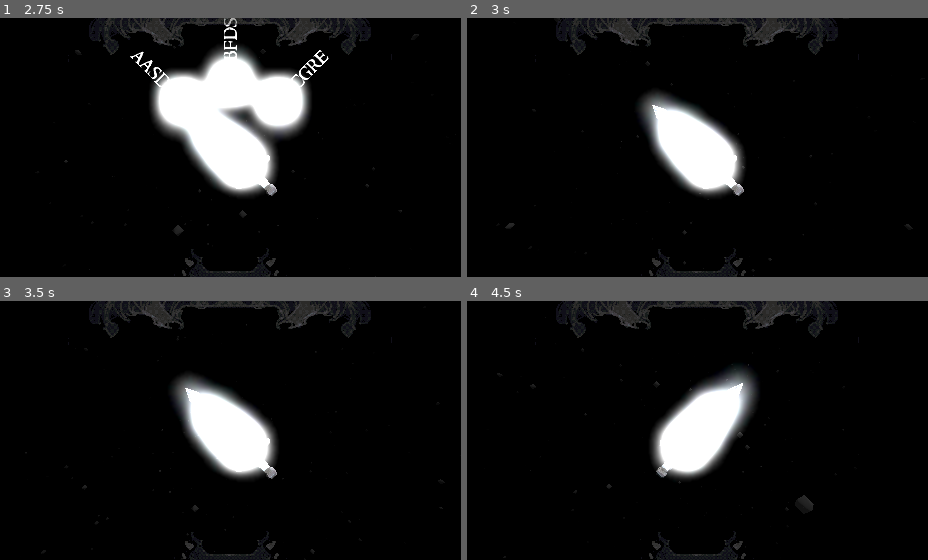
Above: before the commit, frames 1-4 (two rows, left to right).
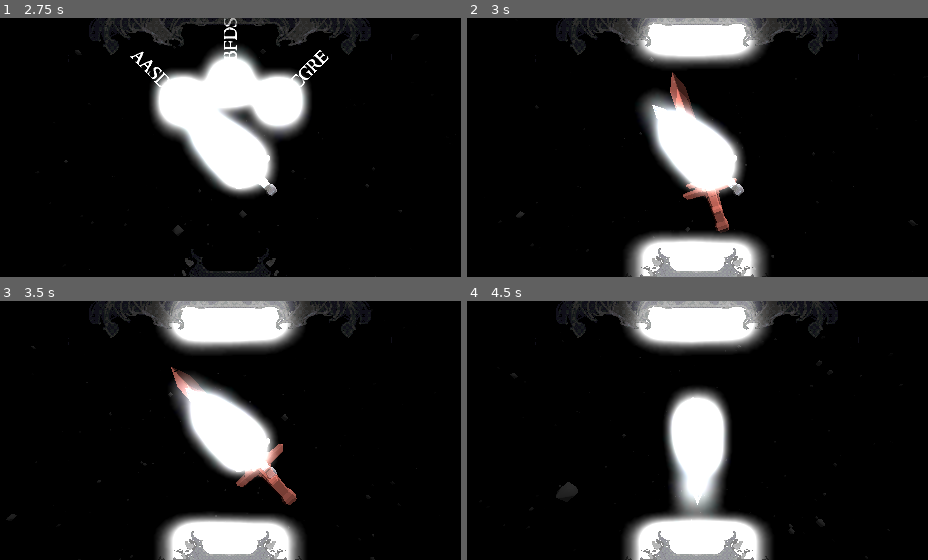
Above: after the commit, the same moments.

Repository: Lukko-Digital/Bladebearer
Game: Godot game, scene res://src/main.tscn
Same seed, same stepped clock (60 frames per second), same inputs: the game is played once before the commit and once after it.
Inputs:
- Up to frame 1 (2.75 s): hold Space (space) 0.53-1.28 s; hold W (forward) 0.53-2.03 s; tap Shift (shift) at 1.35 s; tap Space (space) at 1.55 s; hold A (left) from 2.03 s (still down); hold Space (space) from 2.03 s (still down)
- Up to frame 2 (3 s): keep holding A (left); release Space (space) at 2.78 s; tap Space (space) at 2.85 s
- Up to frame 3 (3.5 s): keep holding A (left)
- Up to frame 4 (4.5 s): release A (left) at 3.53 s; hold S (backward) 3.53-4.28 s; hold Shift (shift) 3.53-4.28 s; tap Space (space) at 3.8, 4.35 s; hold D (right) from 4.28 s (still down)

Frame 1 is identical in both runs. In frame 2, 11% of the frame differs, in the area x 8-98%, y 0-100%; in frame 3, 12%; in frame 4, 17%, in the area x 6-81%, y 0-100%.

Commit message:
added dialogue sequence awaiting

Diff:
--- a/src/dialogue_handler.gd
+++ b/src/dialogue_handler.gd
@@ -5,17 +5,29 @@
 
 var dialogue_option_scene: PackedScene = preload("res://src/dialogue_option.tscn")
 var dialogue_options: Array[DialogueOption]
-var active = false
+var active_option = false
+
+signal dialogue_finished
+signal option_selected(option: DialogueOption)
+
+enum TEXT_ALIGNMENTS {TOP, CENTER, BOTTOM}
 
 func _process(_delta: float) -> void:
 	var option = alligned_option()
-	if active and option != null:
+	if active_option and option != null:
 		if Input.is_action_just_pressed("space"):
 			print(option.get_text())
-			end_dialogue()
+			option_selected.emit(option)
 
-func start_dialogue(options: Array[String]) -> void:
-	active = true
+
+func start_dialogue(options: Array[String]) -> Signal:
+	await option_sequence(options)
+	end_dialogue()
+
+	return dialogue_finished
+
+func option_sequence(options: Array[String]) -> Signal:
+	active_option = true
 
 	var option_rotation = Vector3(0, 0, 45)
 	for option in options:
@@ -31,12 +43,21 @@
 		if node is DialogueOption:
 			dialogue_options.append(node)
 
+	return option_selected
+
+
+func text_sequence(text: String, duration: float, allignment: TEXT_ALIGNMENTS = TEXT_ALIGNMENTS.TOP) -> void:
+	pass
+
+
 func end_dialogue() -> void:
 	for option in dialogue_options:
 		option.queue_free()
 
 	dialogue_options = []
-	active = false
+	active_option = false
+	# dialogue_finished.emit()
+
 
 func alligned_option() -> DialogueOption:
 	for option in dialogue_options:
--- a/src/game_sequence_handler.gd
+++ b/src/game_sequence_handler.gd
@@ -37,8 +37,10 @@
 func _ready() -> void:
 	bearer_rank = KNIGHT
 	opponent_rank = KNIGHT
-	start_dialogue()
-	# game_loop.call_deferred()
+
+	await start_dialogue()
+
+	game_loop.call_deferred()
 
 func game_loop():
 	init_fight()
@@ -54,6 +56,7 @@
 
 
 func init_fight():
+	target.show()
 	bearer_health = bearer_rank.health
 	opponent_health = opponent_rank.health
 	bearer_heart_holder.set_hearts(bearer_health)
@@ -169,6 +172,6 @@
 	global_position = Vector3.ZERO
 	global_rotation = Vector3.ZERO
 
-func start_dialogue():
+func start_dialogue() -> Signal:
 	target.hide()
-	dialogue_handler.start_dialogue(["aasd", "bfds", "cgre"])
+	return await dialogue_handler.start_dialogue(["aasd", "bfds", "cgre"])
--- a/src/main.tscn
+++ b/src/main.tscn
@@ -115,8 +115,7 @@
 
 [node name="BothHeartHolders" parent="GameSequenceHandler" instance=ExtResource("8_c1nmu")]
 
-[node name="DialogueHandler" parent="GameSequenceHandler" node_paths=PackedStringArray("sword") instance=ExtResource("9_wp4ov")]
-sword = NodePath("../Sword")
+[node name="DialogueHandler" parent="GameSequenceHandler" instance=ExtResource("9_wp4ov")]
 
 [node name="Control" type="Control" parent="."]
 modulate = Color(1, 1, 1, 0.486275)
